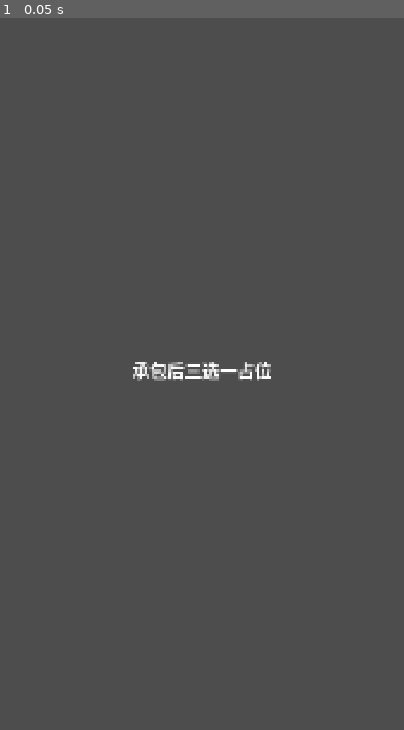
Above: before the commit, frame 1.
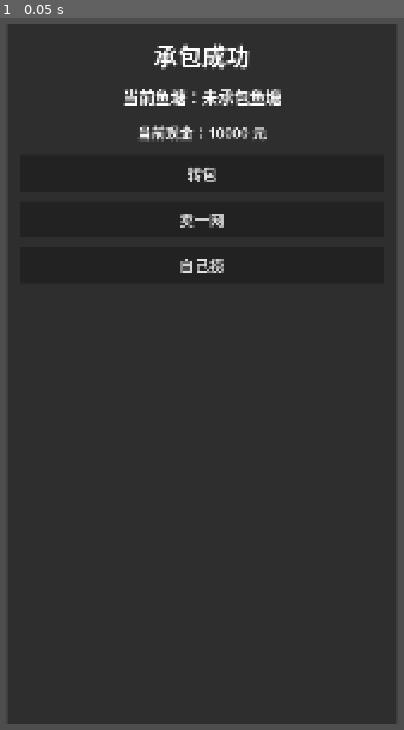
Above: after the commit, the same moment.

Repository: shawnlee6701/fishpond
Game: Godot game, scene res://scenes/AfterContractChoice.tscn
The game is run twice, just before and just after one commit, with the same random seed, the same clock (stepped at 60 frames per second) and the same inputs. This scene is started directly instead of the project's main scene.
Inputs:
- Up to frame 1 (0.05 s): no input

The runs differ from the first frame. In frame 1, 94% of the frame differs, in the area x 1-99%, y 0-100%.

Commit message:
Implement pond contract confirmation

Diff:
--- a/scenes/AfterContractChoice.tscn
+++ b/scenes/AfterContractChoice.tscn
@@ -1,4 +1,6 @@
-[gd_scene format=3]
+[gd_scene load_steps=2 format=3]
+
+[ext_resource type="Script" path="res://scripts/after_contract_choice.gd" id="1_after_contract_choice"]
 
 [node name="AfterContractChoice" type="Control"]
 layout_mode = 3
@@ -7,20 +9,68 @@
 anchor_bottom = 1.0
 grow_horizontal = 2
 grow_vertical = 2
+script = ExtResource("1_after_contract_choice")
 
-[node name="Label" type="Label" parent="."]
+[node name="Panel" type="PanelContainer" parent="."]
 layout_mode = 1
-anchors_preset = 8
-anchor_left = 0.5
-anchor_top = 0.5
-anchor_right = 0.5
-anchor_bottom = 0.5
-offset_left = -300.0
-offset_top = -40.0
-offset_right = 300.0
-offset_bottom = 40.0
+anchors_preset = 15
+anchor_right = 1.0
+anchor_bottom = 1.0
+offset_left = 72.0
+offset_top = 120.0
+offset_right = -72.0
+offset_bottom = -120.0
 grow_horizontal = 2
 grow_vertical = 2
-theme_override_font_sizes/font_size = 42
-text = "承包后三选一占位"
+
+[node name="Margin" type="MarginContainer" parent="Panel"]
+layout_mode = 2
+theme_override_constants/margin_left = 32
+theme_override_constants/margin_top = 32
+theme_override_constants/margin_right = 32
+theme_override_constants/margin_bottom = 32
+
+[node name="Content" type="VBoxContainer" parent="Panel/Margin"]
+layout_mode = 2
+theme_override_constants/separation = 30
+
+[node name="TitleLabel" type="Label" parent="Panel/Margin/Content"]
+layout_mode = 2
+theme_override_font_sizes/font_size = 58
+text = "承包成功"
 horizontal_alignment = 1
+
+[node name="PondNameLabel" type="Label" parent="Panel/Margin/Content"]
+layout_mode = 2
+theme_override_font_sizes/font_size = 38
+text = "当前鱼塘：-"
+horizontal_alignment = 1
+
+[node name="CashLabel" type="Label" parent="Panel/Margin/Content"]
+layout_mode = 2
+theme_override_font_sizes/font_size = 34
+text = "当前现金：0 元"
+horizontal_alignment = 1
+
+[node name="ChoiceButtons" type="VBoxContainer" parent="Panel/Margin/Content"]
+layout_mode = 2
+size_flags_vertical = 3
+theme_override_constants/separation = 20
+
+[node name="TransferButton" type="Button" parent="Panel/Margin/Content/ChoiceButtons"]
+custom_minimum_size = Vector2(0, 90)
+layout_mode = 2
+theme_override_font_sizes/font_size = 36
+text = "转包"
+
+[node name="SellOneNetButton" type="Button" parent="Panel/Margin/Content/ChoiceButtons"]
+custom_minimum_size = Vector2(0, 90)
+layout_mode = 2
+theme_override_font_sizes/font_size = 36
+text = "卖一网"
+
+[node name="HarvestSelfButton" type="Button" parent="Panel/Margin/Content/ChoiceButtons"]
+custom_minimum_size = Vector2(0, 90)
+layout_mode = 2
+theme_override_font_sizes/font_size = 36
+text = "自己捞"
--- /dev/null
+++ b/scripts/after_contract_choice.gd
@@ -0,0 +1,29 @@
+extends Control
+
+@onready var pond_name_label: Label = $Panel/Margin/Content/PondNameLabel
+@onready var cash_label: Label = $Panel/Margin/Content/CashLabel
+@onready var transfer_button: Button = $Panel/Margin/Content/ChoiceButtons/TransferButton
+@onready var sell_one_net_button: Button = $Panel/Margin/Content/ChoiceButtons/SellOneNetButton
+@onready var harvest_self_button: Button = $Panel/Margin/Content/ChoiceButtons/HarvestSelfButton
+
+var game_state: GameState
+var screen_container: Control
+
+func setup(next_game_state: GameState, next_screen_container: Control) -> void:
+	game_state = next_game_state
+	screen_container = next_screen_container
+
+func _ready() -> void:
+	if game_state == null:
+		game_state = GameState.new()
+
+	_render()
+
+func _render() -> void:
+	var pond := game_state.current_pond
+	pond_name_label.text = "当前鱼塘：%s" % str(pond.get("name", "未承包鱼塘"))
+	cash_label.text = "当前现金：%d 元" % game_state.cash
+
+	transfer_button.text = "转包"
+	sell_one_net_button.text = "卖一网"
+	harvest_self_button.text = "自己捞"
--- a/scripts/game_state.gd
+++ b/scripts/game_state.gd
@@ -5,6 +5,7 @@
 
 var cash: int = 0
 var day: int = 1
+var min_working_capital: int = 0
 var daily_ponds_day: int = 0
 var daily_ponds: Array[Dictionary] = []
 var current_pond: Dictionary = {}
@@ -19,6 +20,7 @@
 func _init() -> void:
 	var balance: Dictionary = DataLoaderScript.load_json(DataLoaderScript.GAME_BALANCE_PATH, {})
 	cash = int(balance.get("initial_cash", 10000))
+	min_working_capital = int(balance.get("min_working_capital", 1000))
 	day = 1
 
 func reset_round() -> void:
@@ -46,3 +48,25 @@
 
 func add_inspection_result(result_text: String) -> void:
 	inspection_results.append(result_text)
+
+func get_contract_preview(pond: Dictionary) -> Dictionary:
+	var quote_price := int(pond.get("quote_price", 0))
+	var remaining_cash := cash - quote_price
+	return {
+		"current_cash": cash,
+		"quote_price": quote_price,
+		"remaining_cash": remaining_cash,
+		"min_working_capital": min_working_capital,
+		"can_contract": remaining_cash >= min_working_capital
+	}
+
+func can_contract_pond(pond: Dictionary) -> bool:
+	return bool(get_contract_preview(pond).get("can_contract", false))
+
+func contract_pond(pond: Dictionary) -> bool:
+	if not can_contract_pond(pond):
+		return false
+
+	cash -= int(pond.get("quote_price", 0))
+	current_pond = pond.duplicate(true)
+	return true
--- a/scripts/pond_detail.gd
+++ b/scripts/pond_detail.gd
@@ -13,25 +13,30 @@
 
 var game_state: GameState
 var screen_container: Control
+var pond: Dictionary = {}
 var tools: Array = []
 var inspection_system := InspectionSystemScript.new()
+var contract_dialog: ConfirmationDialog
 
-func setup(next_game_state: GameState, next_screen_container: Control) -> void:
+func setup(next_game_state: GameState, next_screen_container: Control, next_pond: Dictionary = {}) -> void:
 	game_state = next_game_state
 	screen_container = next_screen_container
+	pond = next_pond
 
 func _ready() -> void:
 	if game_state == null:
 		game_state = GameState.new()
+	if pond.is_empty():
+		pond = game_state.current_pond
 
 	tools = DataLoaderScript.load_json(DataLoaderScript.TOOLS_PATH, [])
+	_create_contract_dialog()
 	_render_detail()
 	_render_inspection_buttons()
 	contract_button.pressed.connect(_on_contract_pressed)
 	back_button.pressed.connect(_on_back_pressed)
 
 func _render_detail() -> void:
-	var pond := game_state.current_pond
 	title_label.text = str(pond.get("name", "未选择鱼塘"))
 	_update_cash_label()
 	_render_inspection_results()
@@ -58,7 +63,6 @@
 		inspection_buttons.add_child(button)
 
 func _on_inspection_pressed(tool: Dictionary) -> void:
-	var pond := game_state.current_pond
 	var cost := int(tool.get("cost", 0))
 	if not game_state.pay_inspection_cost(cost):
 		_append_system_message("现金不足，不能使用%s（需要 %d 元）。" % [tool.get("name", "该验塘方式"), cost])
@@ -70,7 +74,7 @@
 	_render_inspection_results()
 
 func _on_contract_pressed() -> void:
-	result_label.text = "承包功能将在下一步实现。"
+	_show_contract_dialog()
 
 func _on_back_pressed() -> void:
 	UIController.show_pond_list(screen_container, game_state)
@@ -87,3 +91,37 @@
 func _append_system_message(message: String) -> void:
 	game_state.add_inspection_result(message)
 	_render_inspection_results()
+
+func _create_contract_dialog() -> void:
+	contract_dialog = ConfirmationDialog.new()
+	contract_dialog.title = "确认承包"
+	contract_dialog.ok_button_text = "确认承包"
+	contract_dialog.cancel_button_text = "取消"
+	contract_dialog.dialog_text = ""
+	contract_dialog.confirmed.connect(_on_contract_confirmed)
+	add_child(contract_dialog)
+
+func _show_contract_dialog() -> void:
+	var preview := game_state.get_contract_preview(pond)
+	var can_contract := bool(preview.get("can_contract", false))
+	var lines := [
+		"当前现金：%d 元" % int(preview.get("current_cash", 0)),
+		"塘主报价：%d 元" % int(preview.get("quote_price", 0)),
+		"承包后剩余资金：%d 元" % int(preview.get("remaining_cash", 0)),
+		"最低开工资金：%d 元" % int(preview.get("min_working_capital", 0)),
+		"是否可以承包：%s" % ("可以" if can_contract else "不可以")
+	]
+	if not can_contract:
+		lines.append("")
+		lines.append("承包后剩余资金不足，无法支付基础作业成本，不能承包。")
+
+	contract_dialog.dialog_text = "\n".join(lines)
+	contract_dialog.get_ok_button().disabled = not can_contract
+	contract_dialog.popup_centered(Vector2i(760, 430))
+
+func _on_contract_confirmed() -> void:
+	if not game_state.contract_pond(pond):
+		_append_system_message("承包后剩余资金不足，无法支付基础作业成本，不能承包。")
+		return
+
+	UIController.show_after_contract_choice(screen_container, game_state)
--- a/scripts/ui_controller.gd
+++ b/scripts/ui_controller.gd
@@ -3,6 +3,7 @@
 
 const POND_LIST_SCENE := preload("res://scenes/PondList.tscn")
 const POND_DETAIL_SCENE := preload("res://scenes/PondDetail.tscn")
+const AFTER_CONTRACT_CHOICE_SCENE := preload("res://scenes/AfterContractChoice.tscn")
 
 static func replace_screen(container: Control, next_screen: Control) -> void:
 	for child in container.get_children():
@@ -18,7 +19,11 @@
 
 static func show_pond_detail(container: Control, game_state: GameState, pond: Dictionary) -> void:
 	game_state.reset_round()
-	game_state.current_pond = pond
 	var screen := POND_DETAIL_SCENE.instantiate()
+	screen.setup(game_state, container, pond)
+	replace_screen(container, screen)
+
+static func show_after_contract_choice(container: Control, game_state: GameState) -> void:
+	var screen := AFTER_CONTRACT_CHOICE_SCENE.instantiate()
 	screen.setup(game_state, container)
 	replace_screen(container, screen)
Not shown, added: scripts/after_contract_choice.gd.uid
